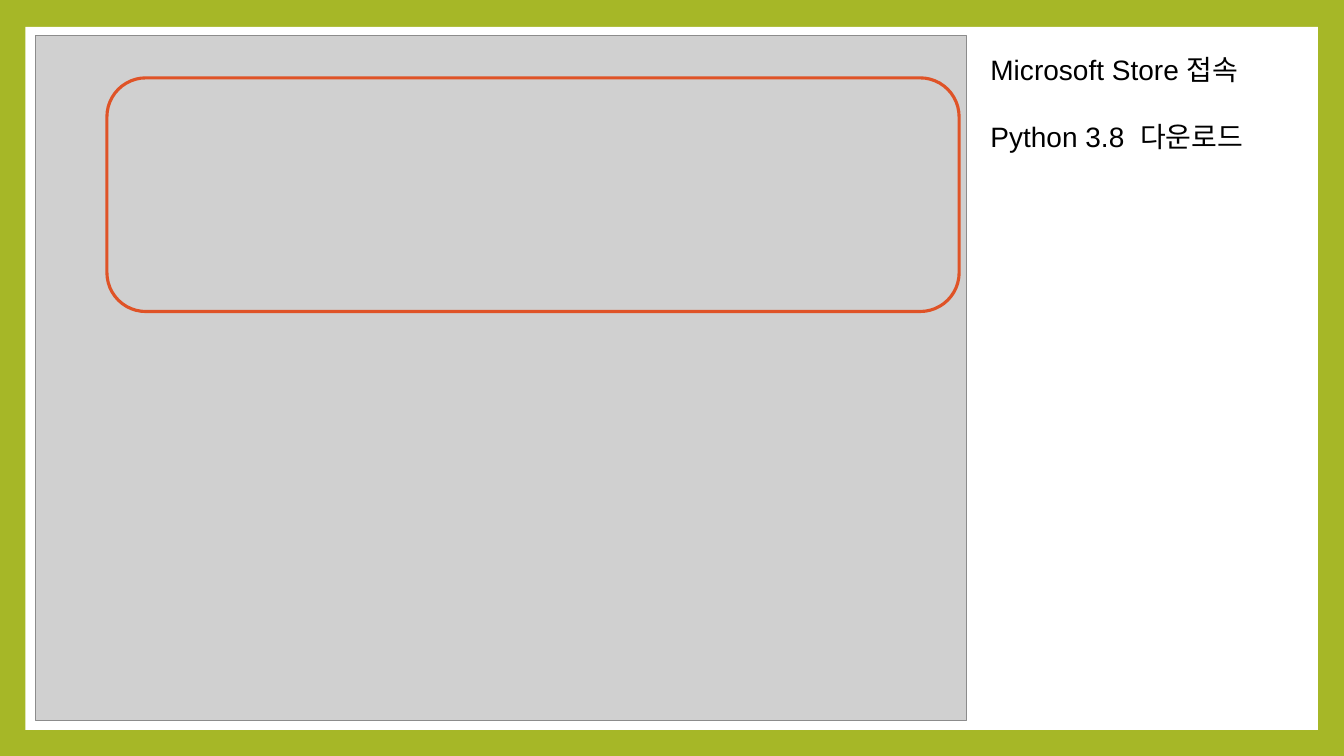
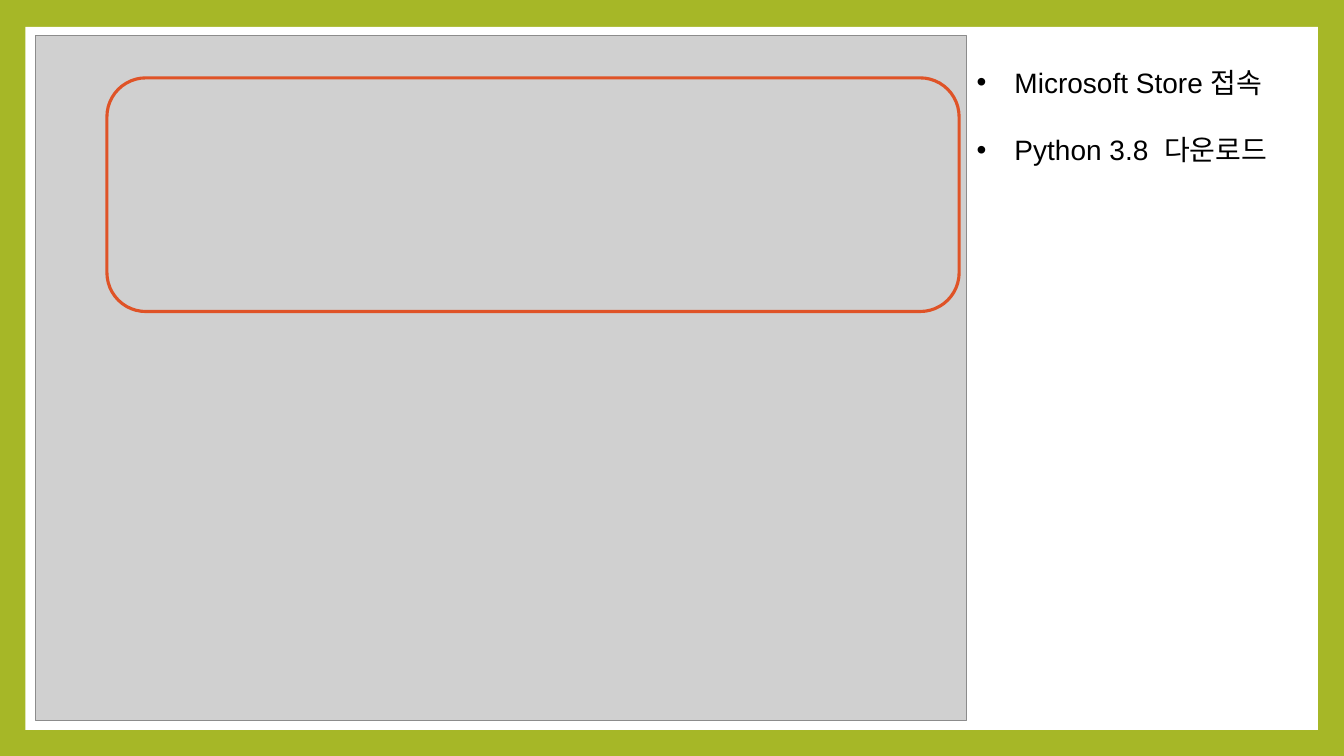
Before and after one commit to noheul1030/KOPO-Python-Vacation, a slide deck: slide 2 of Python과제/Python_1강.pptx. Drawn at 1344x756 pixels with LibreOffice and Linux fonts; fonts in the diff are those of the drawing; grey boxes stand for pictures. Boxes give left, top, right and bottom in pixels: in the first picture for what was removed or moved away, otherwise in the second. Text is boxed around its words. In the diff, an @@ line names an element or a change of style, - is before the commit and + after.

```diff
--- a/Python과제/Python_1강.pptx
+++ b/Python과제/Python_1강.pptx
@@ text "Microsoft Store 접속": place and size @@
-text "Microsoft Store 접속" at box(990, 56, 1243, 152)
+text "Microsoft Store 접속" at box(1014, 69, 1267, 165)
@@ text "Microsoft Store 접속" at box(1014, 69, 1267, 165): bullet none to • @@
```
Also in this commit, not shown: 3 other slides changed, 1 slide added.
